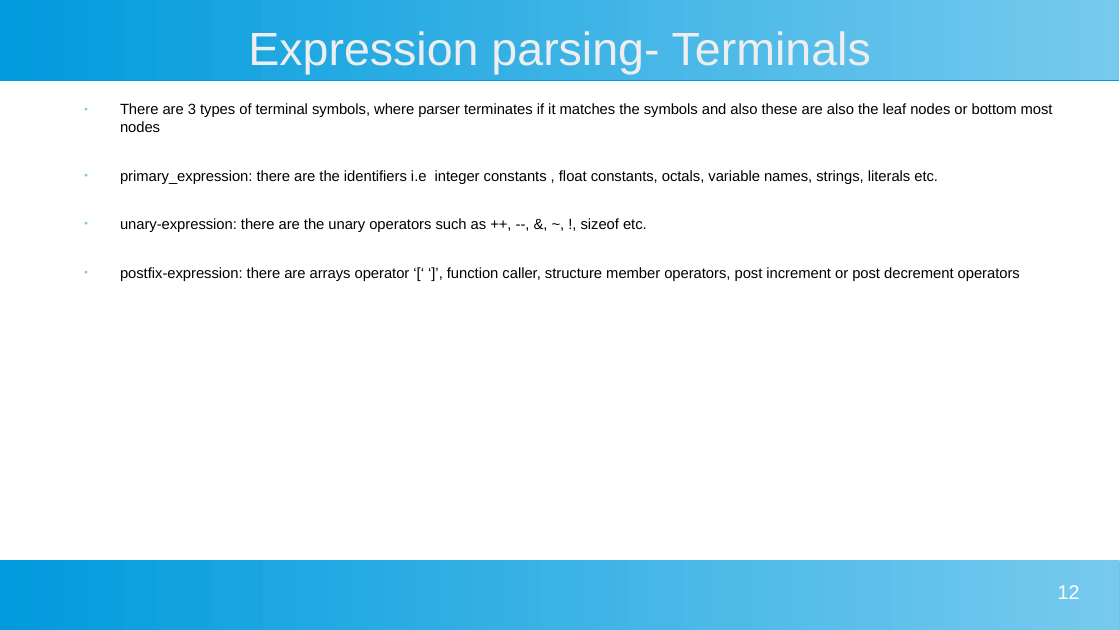
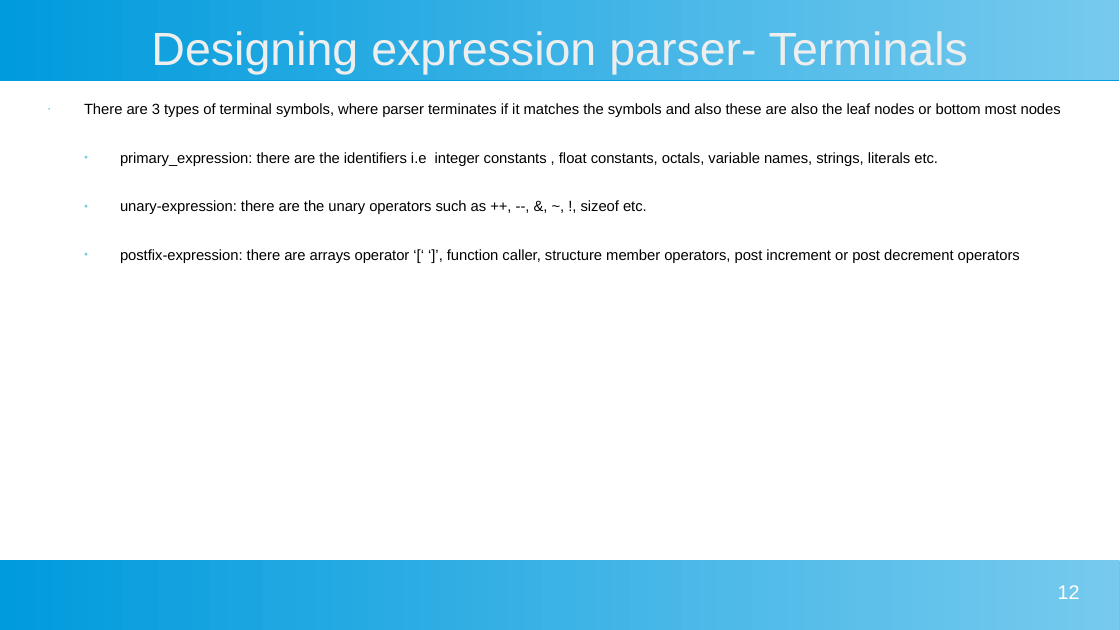
Before and after one commit to daipayan-bhowal/ProtoCParser, a slide deck: slide 12 of Manual/C Parser.pptx. Drawn at 1120x630 pixels with LibreOffice and Linux fonts; fonts in the diff are those of the drawing. Boxes give left, top, right and bottom in pixels: in the first picture for what was removed or moved away, otherwise in the second. Text is boxed around its words. In the diff, an @@ line names an element or a change of style, - is before the commit and + after.

Commit message:
Manual PPT file C-Parser.ppt updated

```diff
--- a/Manual/C Parser.pptx
+++ b/Manual/C Parser.pptx
@@ title at [151, 31, 968, 74]: text changed @@
-Expression parsing- Terminals
+Designing expression parser- Terminals
@@ text at [84, 103, 1061, 117]: bullet ● to • @@
```
Also in this commit, not shown: 16 other slides changed, 3 slides added, 5 other files.
